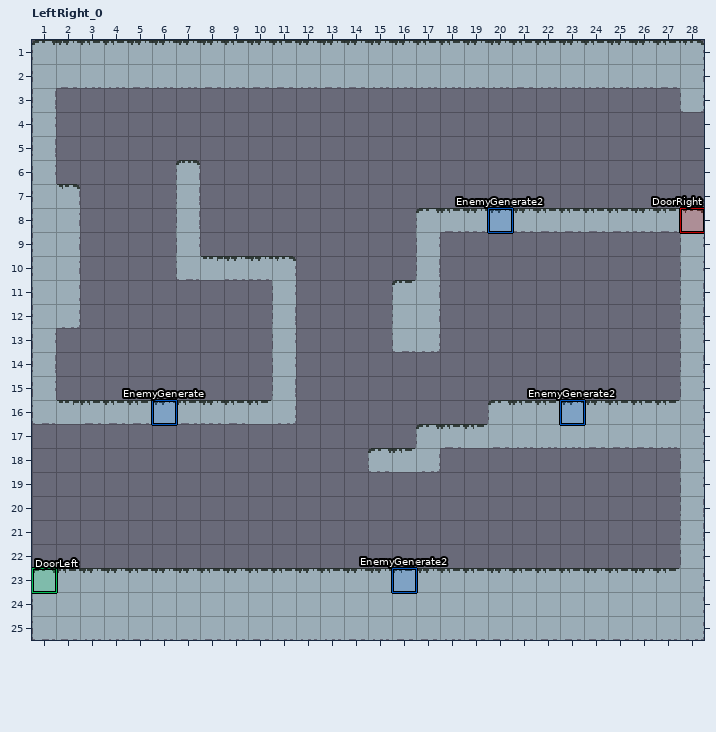
LDtk project -- Assets/LDtk Tile/Resources/LeftRight.ldtk. The first picture shows the starting point.
Cells are 16x16 px. Shown: LeftRight_0 x 1..28, y 1..25. The commit also changed other parts of the map, which this record leaves out.
New version:
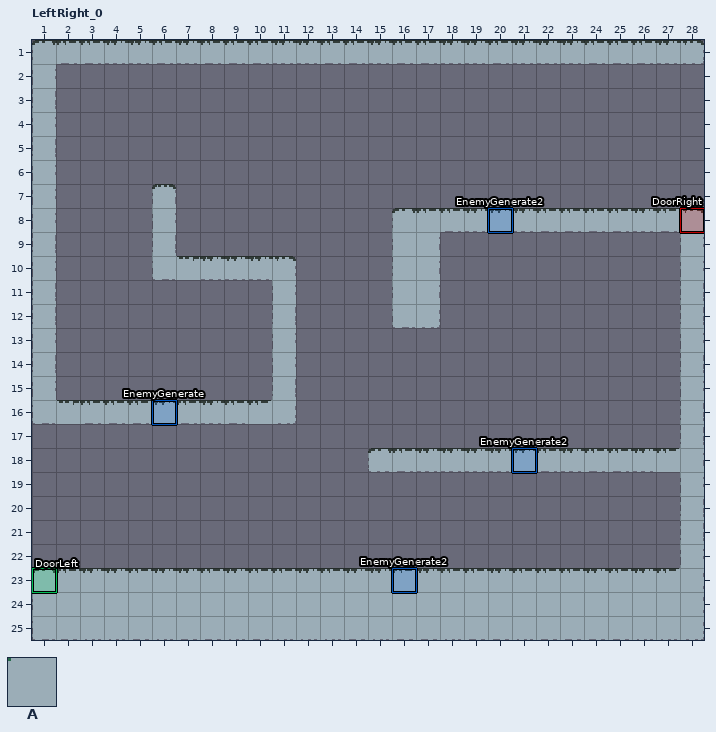
Key: from "IntGrid": A 1 "Ground".
_ is an empty cell.
Objects are placed by their top-left corner, in cells (3,4 is the top-left corner of cell 3,4); size is 1x1 cell unless given.
From old to new:
Layer "IntGrid":
y 2: x 2..28 AAAAAAAAAAAAAAAAAAAAAAAAAAA -> ___________________________
y 3: x 28 A -> _
y 6: x 7 A -> _
y 7: x 2 A -> _; x 6..7 _A -> A_
y 8..9: x 2 A -> _; x 6..7 _A -> A_; x 16 _ -> A
y 10: x 2 A -> _; x 6 _ -> A; x 16 _ -> A
y 11..12: x 2 A -> _
y 13: x 16..17 AA -> __
y 16: x 20..27 AAAAAAAA -> ________
y 17: x 17..27 AAAAAAAAAAA -> ___________
y 18: x 18..27 __________ -> AAAAAAAAAA
Layer "MapItem":
changed: "EnemyGenerate2" rectangle at 23,16 -> "EnemyGenerate2" rectangle at 21,18
